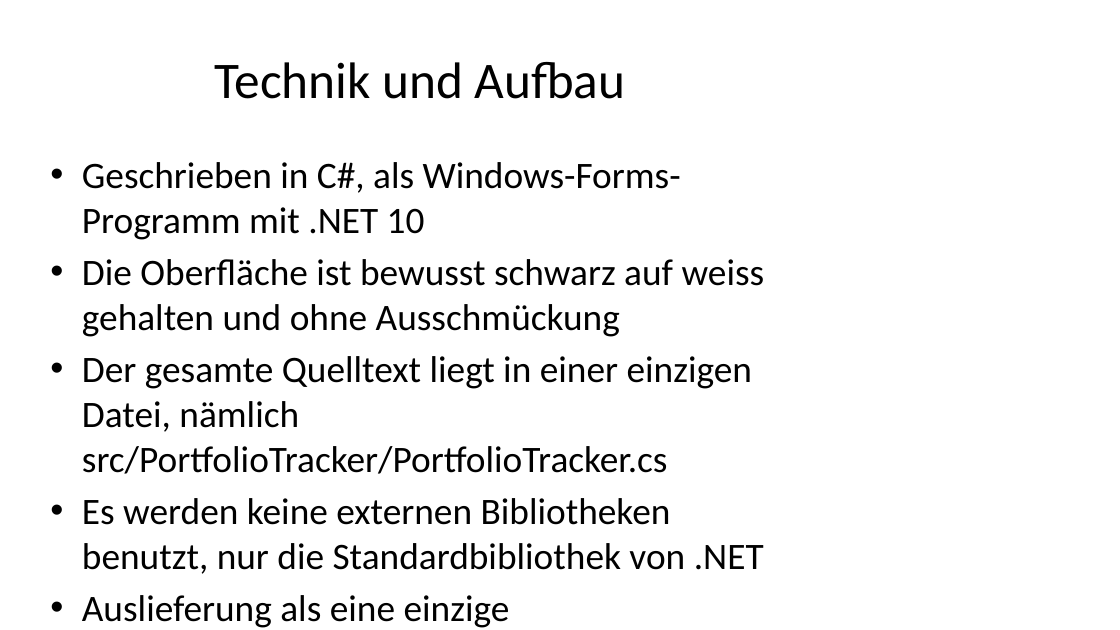
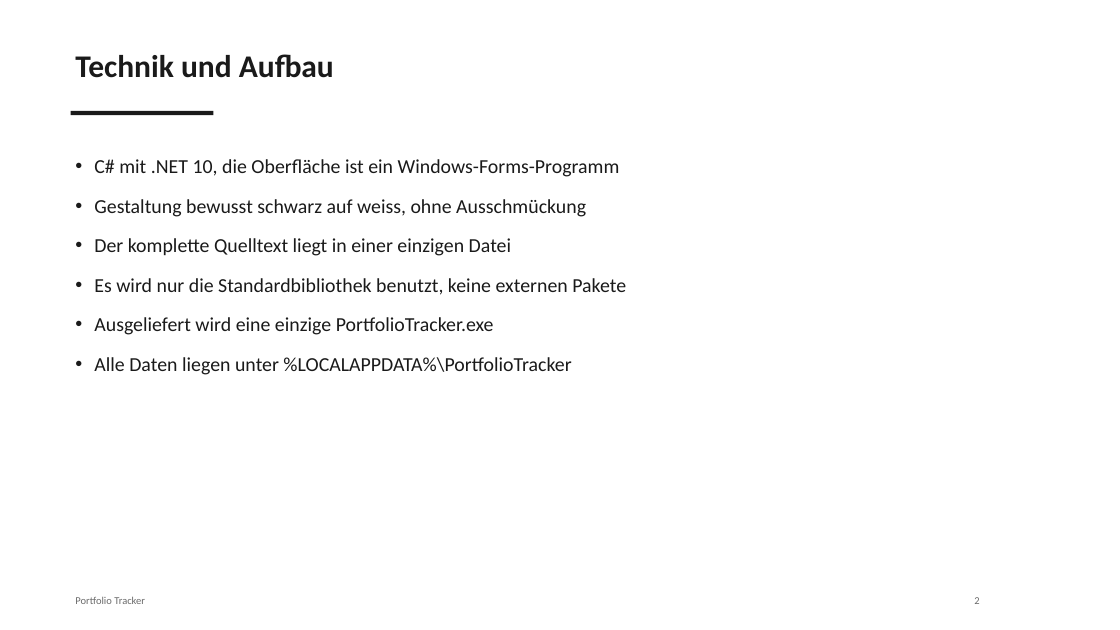
Before and after one commit to Apewee/PortfolioTracker, a slide deck: slide 3 of PortfolioPräsentation.pptx. Drawn at 1120x630 pixels with LibreOffice and Linux fonts; fonts in the diff are those of the drawing. Boxes give left, top, right and bottom in pixels: in the first picture for what was removed or moved away, otherwise in the second. Text is boxed around its words. In the diff, an @@ line names an element or a change of style, - is before the commit and + after.

```diff
--- a/PortfolioPräsentation.pptx
+++ b/PortfolioPräsentation.pptx
@@ text "Technik und Aufbau": place and size @@
-text "Technik und Aufbau" at bbox=[214, 62, 625, 99]
+text "Technik und Aufbau" at bbox=[75, 54, 334, 78]
@@ text "Technik und Aufbau" at bbox=[75, 54, 334, 78]: size 44 to 27 pt, text colour #000000 to #1A1A1A, bold on; alignment centre to left; vertical alignment middle to top @@
@@ rectangle added at bbox=[71, 111, 213, 115], fill #1A1A1A @@
@@ text at bbox=[94, 159, 626, 375]: text changed; size 32 to 17 pt; text colour #000000 to #1A1A1A @@
-• Geschrieben in C#, als Windows-Forms-Programm mit .NET 10
-• Die Oberfläche ist bewusst schwarz auf weiss gehalten und ohne Ausschmückung
-• Der gesamte Quelltext liegt in einer einzigen Datei, nämlich src/PortfolioTracker/PortfolioTracker.cs
-• Es werden keine externen Bibliotheken benutzt, nur die Standardbibliothek von .NET
-• Auslieferung als eine einzige PortfolioTracker.exe, ohne Installation von .NET
+• C# mit .NET 10, die Oberfläche ist ein Windows-Forms-Programm
+• Gestaltung bewusst schwarz auf weiss, ohne Ausschmückung
+• Der komplette Quelltext liegt in einer einzigen Datei
+• Es wird nur die Standardbibliothek benutzt, keine externen Pakete
+• Ausgeliefert wird eine einzige PortfolioTracker.exe
+• Alle Daten liegen unter %LOCALAPPDATA%\PortfolioTracker
@@ text added at bbox=[75, 597, 145, 604], 9 pt, text #6B6B6B @@
+Portfolio Tracker
@@ text added at bbox=[974, 597, 979, 604], 9 pt, text #6B6B6B @@
+2
```
Also in this commit, not shown: 8 other slides changed, 1 slide added.
